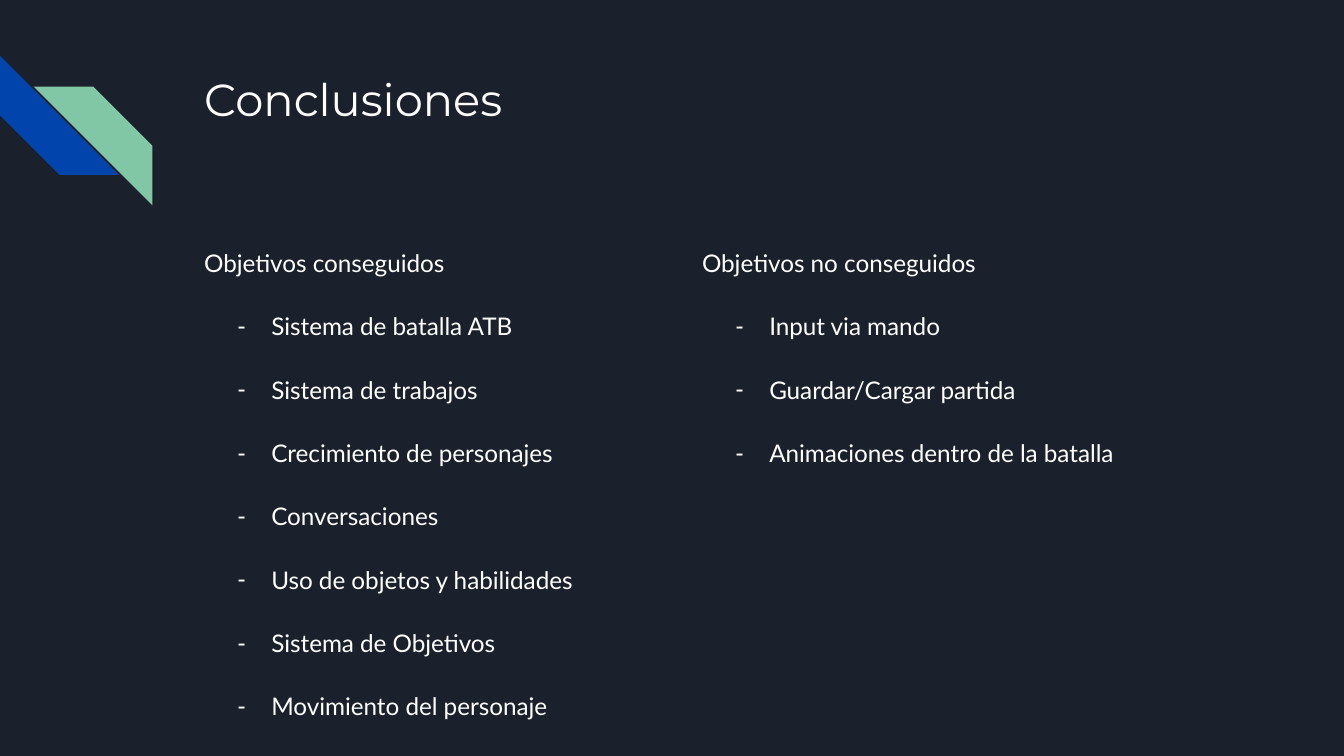
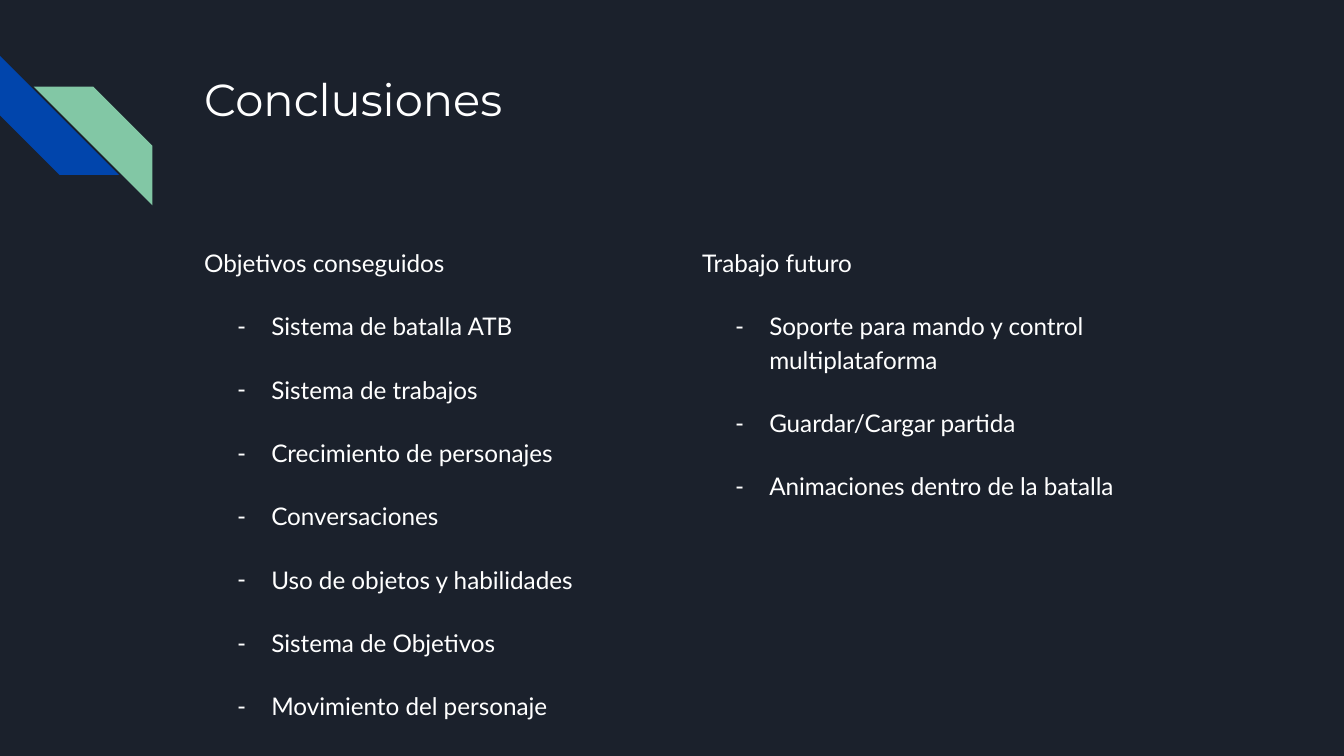
Before and after one commit to broxigar91/TFG, a slide deck: slide 11 of TFG.pptx. Drawn at 1344x756 pixels with LibreOffice and Linux fonts; fonts in the diff are those of the drawing. Boxes give left, top, right and bottom in pixels: in the first picture for what was removed or moved away, otherwise in the second. Text is boxed around its words. In the diff, an @@ line names an element or a change of style, - is before the commit and + after.

```diff
--- a/TFG.pptx
+++ b/TFG.pptx
@@ text at box(702, 254, 1084, 373): text changed @@
-Objetivos no conseguidos
-– Input via mando
+Trabajo futuro
+– Soporte para mando y control multiplataforma
```
Also in this commit, not shown: 1 other slide changed.
